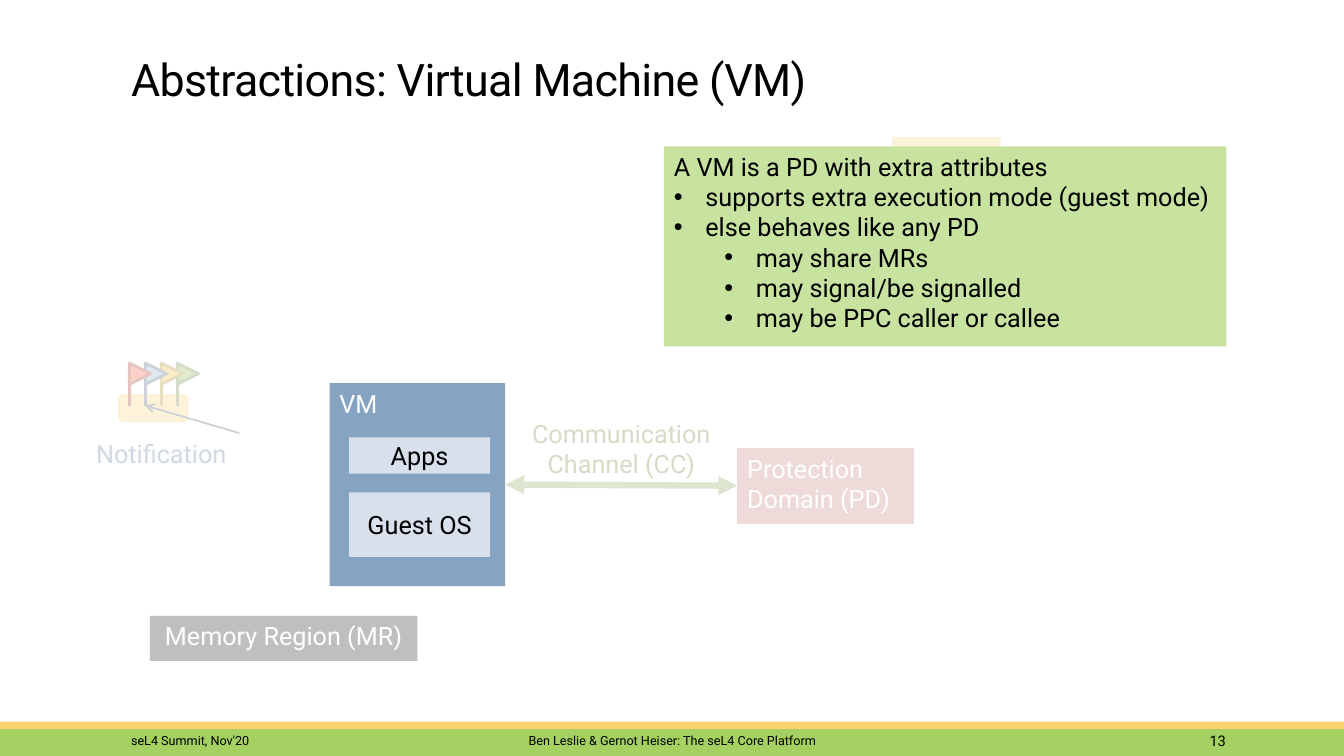
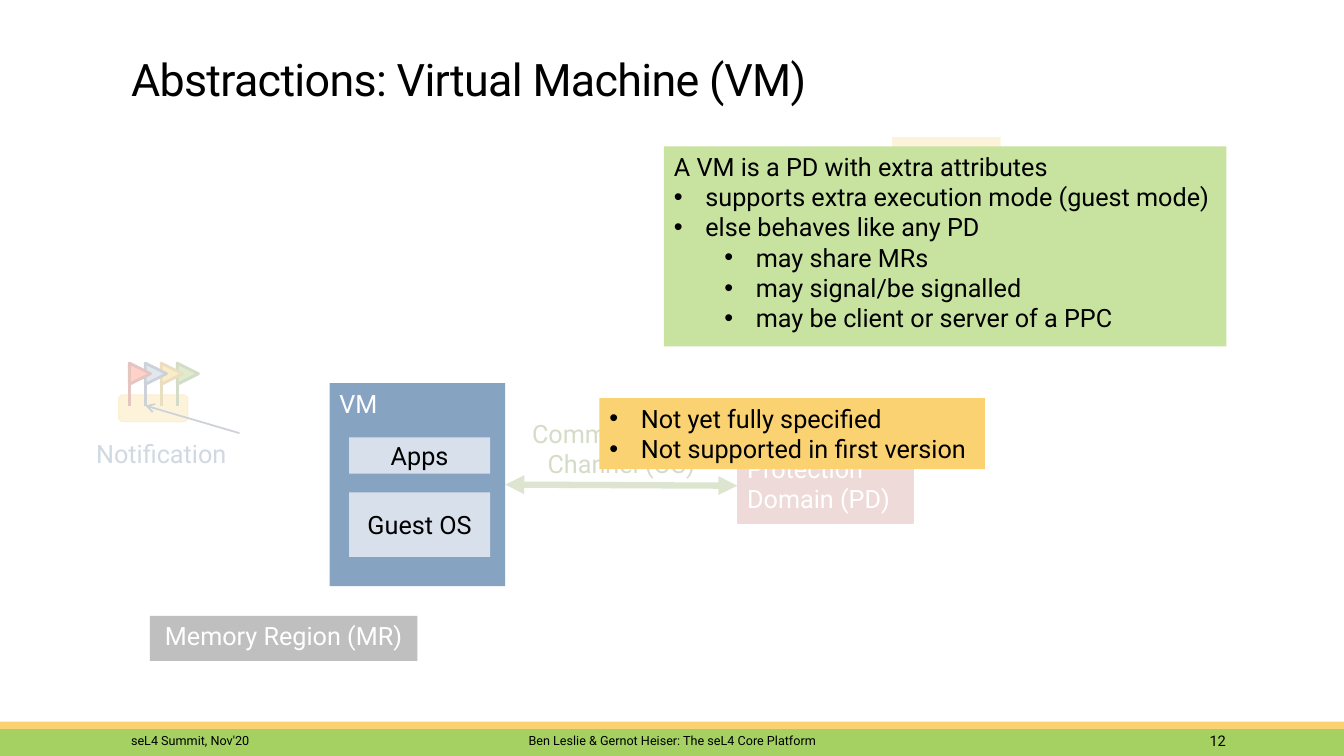
Before and after one commit to BreakawayConsulting/platform-sel4-docs, a slide deck: slide 12 of 2011-summit-platform.pptx (slide 13 before the commit). Drawn at 1344x756 pixels with LibreOffice and Linux fonts; fonts in the diff are those of the drawing; background and template pictures are left out. Boxes give left, top, right and bottom in pixels: in the first picture for what was removed or moved away, otherwise in the second. Text is boxed around its words. In the diff, an @@ line names an element or a change of style, - is before the commit and + after.

```diff
--- a/2011-summit-platform.pptx
+++ b/2011-summit-platform.pptx
@@ text in rectangle at <box>756,308,1110,333</box>: text changed @@
-  • may be PPC caller or callee
+  • may be client or server of a PPC
@@ rectangle added at <box>600,398,985,470</box>, fill #FAD271, 18 pt, text #000000 @@
+• Not yet fully specified
+• Not supported in first version
@@ page number at <box>1210,735,1226,746</box>: text changed @@
-13
+12
```
Also in this commit, not shown: 6 other slides changed, 1 slide removed.
